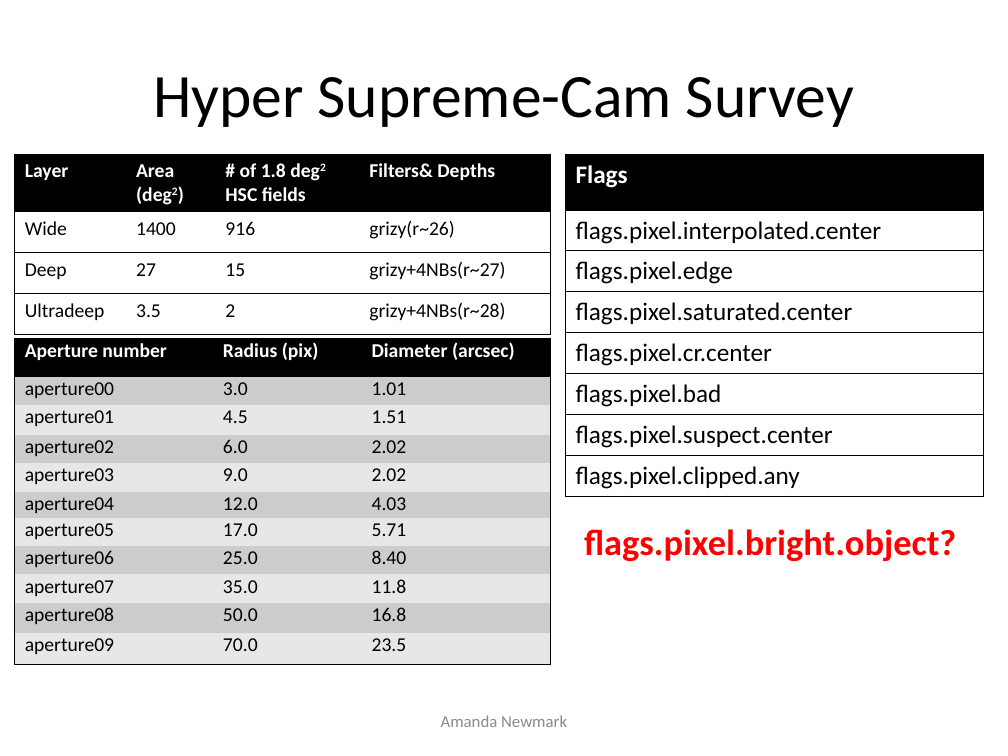
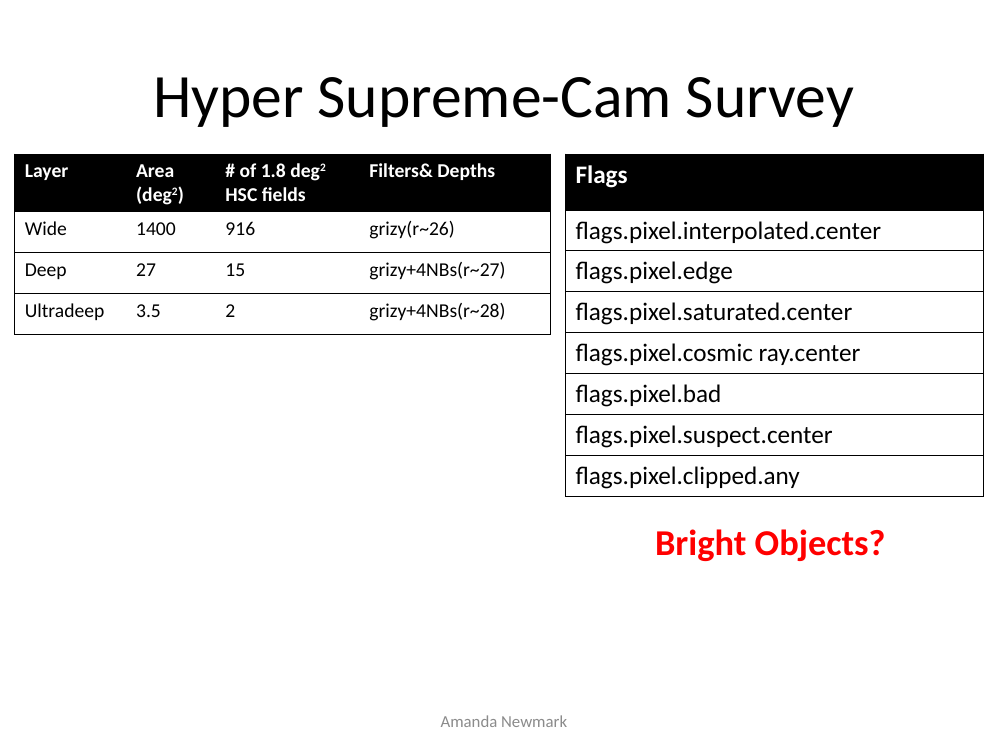
Before and after one commit to anewmark/galaxy_dark_matter, a slide deck: slide 3 of big_presentation.pptx (slide 4 before the commit). Drawn at 1008x756 pixels with LibreOffice and Linux fonts; fonts in the diff are those of the drawing. Boxes give left, top, right and bottom in pixels: in the first picture for what was removed or moved away, otherwise in the second. Text is boxed around its words. In the diff, an @@ line names an element or a change of style, - is before the commit and + after.

Commit message:
editing big presentation

```diff
--- a/big_presentation.pptx
+++ b/big_presentation.pptx
@@ table at (x1=565, y1=154, x2=984, y2=493) @@
-row 5, column 1: flags.pixel.cr.center
+row 5, column 1: flags.pixel.cosmic ray.center
@@ table removed at (x1=15, y1=339, x2=550, y2=664), 11 rows, 3 columns @@
-Aperture number | Radius (pix) | Diameter (arcsec)
-aperture00 | 3.0 | 1.01
-aperture01 | 4.5 | 1.51
-aperture02 | 6.0 | 2.02
-aperture03 | 9.0 | 2.02
-aperture04 | 12.0 | 4.03
-aperture05 | 17.0 | 5.71
-aperture06 | 25.0 | 8.40
-aperture07 | 35.0 | 11.8
-aperture08 | 50.0 | 16.8
-aperture09 | 70.0 | 23.5
@@ text at (x1=655, y1=529, x2=886, y2=561): text changed @@
-flags.pixel.bright.object?
+Bright Objects?
```
Also in this commit, not shown: 8 other slides changed, 2 slides added, 2 slides removed, 3 other files.
